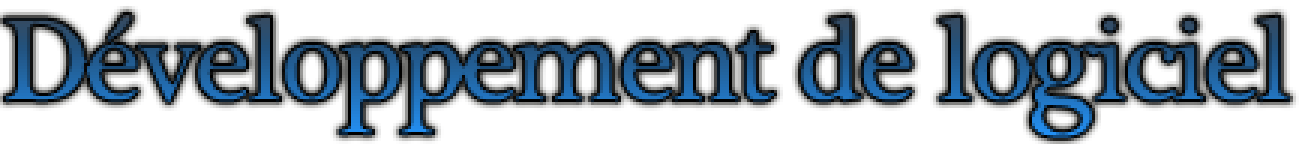
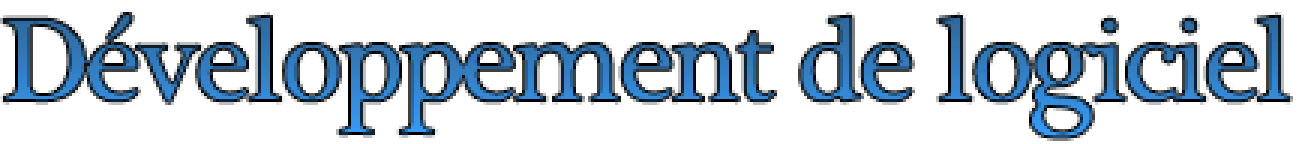
Two versions of the same layered image (1302x144). Layer-by-layer changes:
pixels changed over [0, 6, 1299, 144] (layer not identified)
